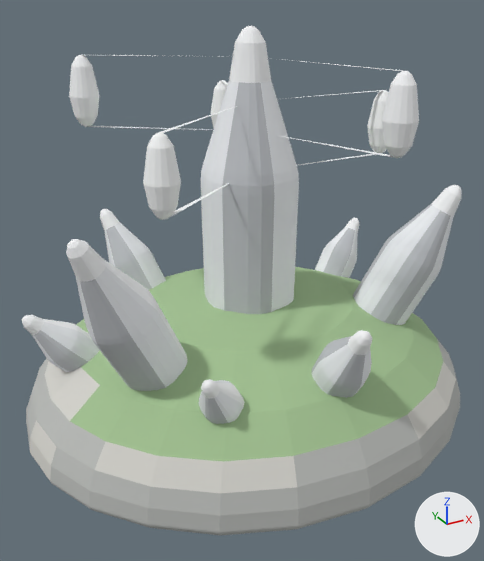
The OBJ model art/OreVein4.obj, before and after one commit.
Camera for both pictures: a 50 mm lens placed at (-3.95, -6.99, 5.66), pointed at (-0.14, -0.07, 2.19). Arrows for +X, +Y and +Z are at lower right; the lights stay in place. The first picture is the older version. Where no turn or scale is listed for an object, it has been applied to the vertices. Vertices at exactly the same position are counted once.

The scene before the commit, as lines of its bpy script (objects in view):
```python
me_orevein4 = bpy.data.meshes.new('OreVein4')
me_orevein4.from_pydata(...)  # 2855 vertices, 5464 faces; spans x -3.02..3.01, y -2.67..2.71, z -0.21..5.25
# faces by material slot: [538, 280, 36, 106, 936, 624, 2272, 672]
me_orevein4.materials.append(mat_shade21)  # grey #9ba0a4
me_orevein4.materials.append(mat_shade20)  # grey #bbbdb9
me_orevein4.materials.append(mat_shade19)  # light grey #d5d4cd
me_orevein4.materials.append(mat_shade22)  # greyish green #a4c293
me_orevein4.materials.append(mat_shade11)  # white #eef0f4
me_orevein4.materials.append(mat_shade15)  # light grey #c0c4c8
me_orevein4.materials.append(mat_shade16)  # white #f8fafb
me_orevein4.materials.append(mat_shade13)  # white #fafcfc
ob_orevein4 = bpy.data.objects.new('OreVein4', me_orevein4)
ob_orevein4.location = (0.0, 0.0, 0.0)
```
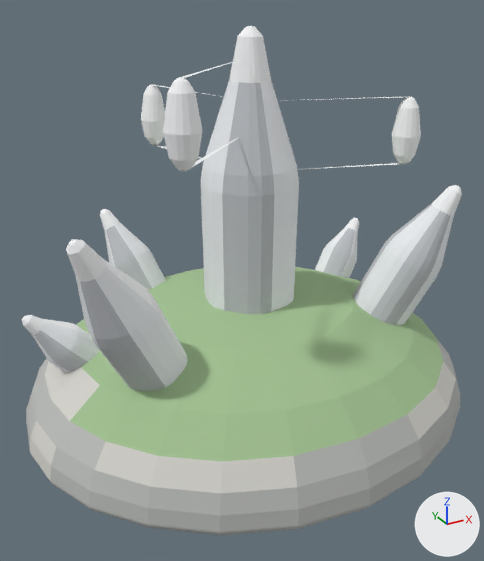
What differs and where, as boxes (x1, y1, x2, y2) in the pictures (484 x 561 px; the box of a moved part takes in the faces that stretch with it):
part 1 of me_orevein4, deleted
    before: (311, 330, 372, 398)
part 2 of me_orevein4, deleted
    before: (198, 379, 245, 424)
part 3 of me_orevein4, moved or reshaped
    before: (22, 26, 299, 350)
    after: (22, 26, 271, 335)
part 4 of me_orevein4, moved or reshaped
    before: (271, 58, 462, 277)
    after: (281, 96, 462, 233)

The change in detail:
me_orevein4 is used by ob_orevein4; location (0.0, 0.0, 0.0).
me_orevein4 had 2855 vertices, 5464 faces and spanned x -3.02..3.01, y -2.67..2.71, z -0.21..5.25.
me_orevein4 now has 1957 vertices, 3720 faces and spans x -3.02..3.01, y -2.67..2.71, z -0.21..5.25.
me_orevein4 part 1: the loose piece of 217 vertices spanning x -0.18..0.47, y -2.38..-0.92, z 0.5..2.46 is deleted.
me_orevein4 part 2: the loose piece of 217 vertices spanning x -1.55..-0.56, y -1.88..-0.97, z 0.64..2.06 is deleted.
me_orevein4 part 3: 71 vertices moved from x -2.83..1.04, y -1.13..2.32, z 2.03..3.47 to x -2.84..1.03, y -1.13..2.33, z 2.06..3.47; 673 vertices removed from x -2.84..1.01, y -1.36..2.32, z 2.06..5.24; 393 vertices added at x -2.84..0.99, y -1.54..2.31, z 2.08..5.23.
me_orevein4 part 4: 18 vertices moved from x 2.46..2.59, y 0.99..1.13, z 2.15..2.28 to x 2.48..2.59, y 1.0..1.12, z 2.18..2.28; 374 vertices removed from x 0.44..2.59, y -2.08..1.14, z 2.18..4.91; 190 vertices added at x 1.73..2.59, y -1.14..1.13, z 2.2..4.41.
